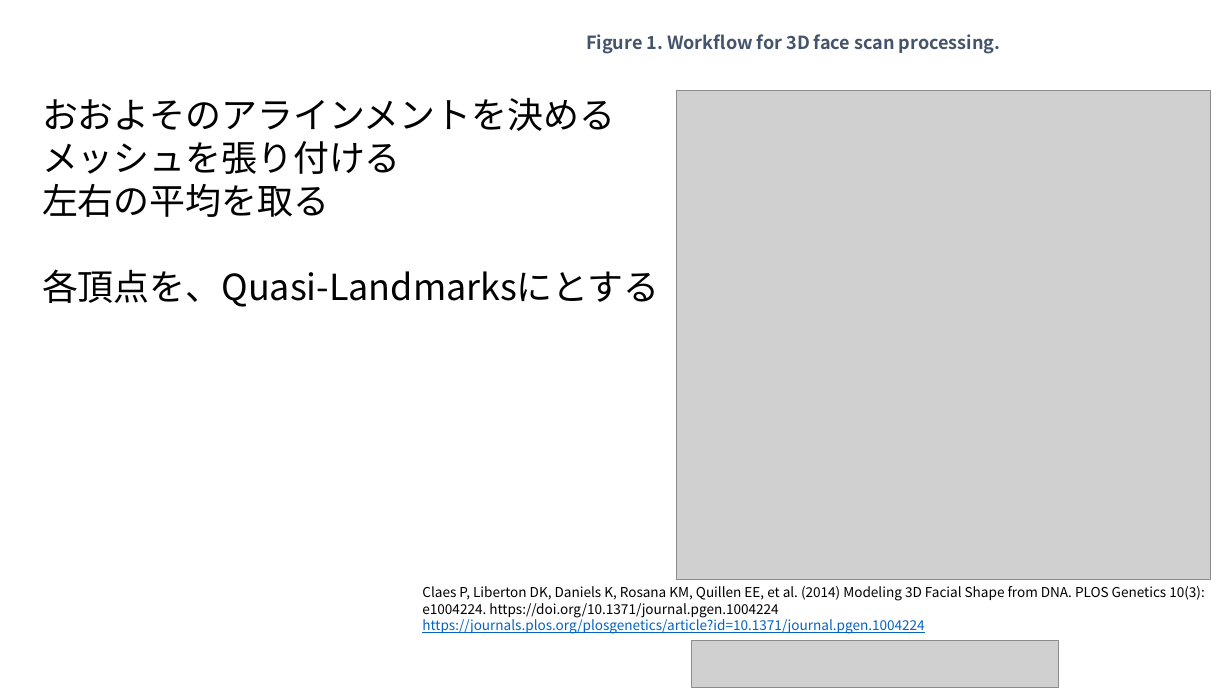
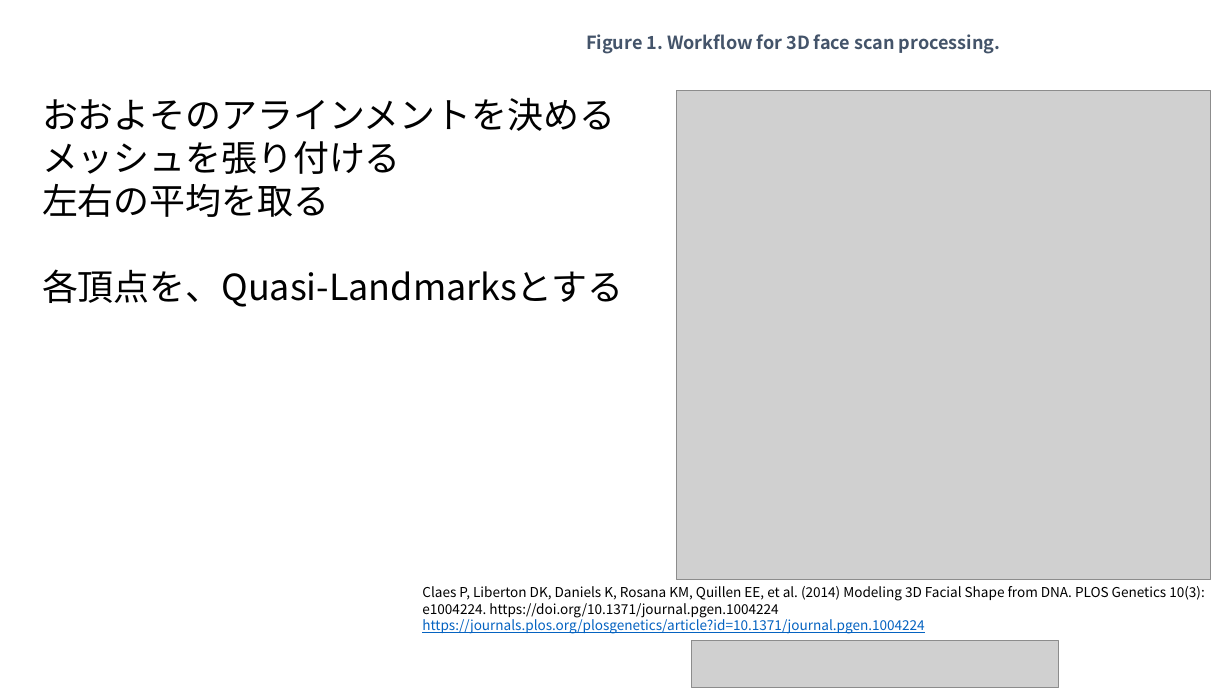
Before and after one commit to ryamada22/atom, a slide deck: slide 7 of Lectures2019/FacialDNA.pptx. Drawn at 1232x693 pixels with LibreOffice and Linux fonts; fonts in the diff are those of the drawing; grey boxes stand for pictures. Boxes give left, top, right and bottom in pixels: in the first picture for what was removed or moved away, otherwise in the second. Text is boxed around its words. In the diff, an @@ line names an element or a change of style, - is before the commit and + after.

```diff
--- a/Lectures2019/FacialDNA.pptx
+++ b/Lectures2019/FacialDNA.pptx
@@ text at box(42, 269, 624, 307): text changed @@
-各頂点を、Quasi-Landmarksにとする
+各頂点を、Quasi-Landmarksとする
```
Also in this commit, not shown: 1 other slide changed, 3 slides added, 3 slides removed.
